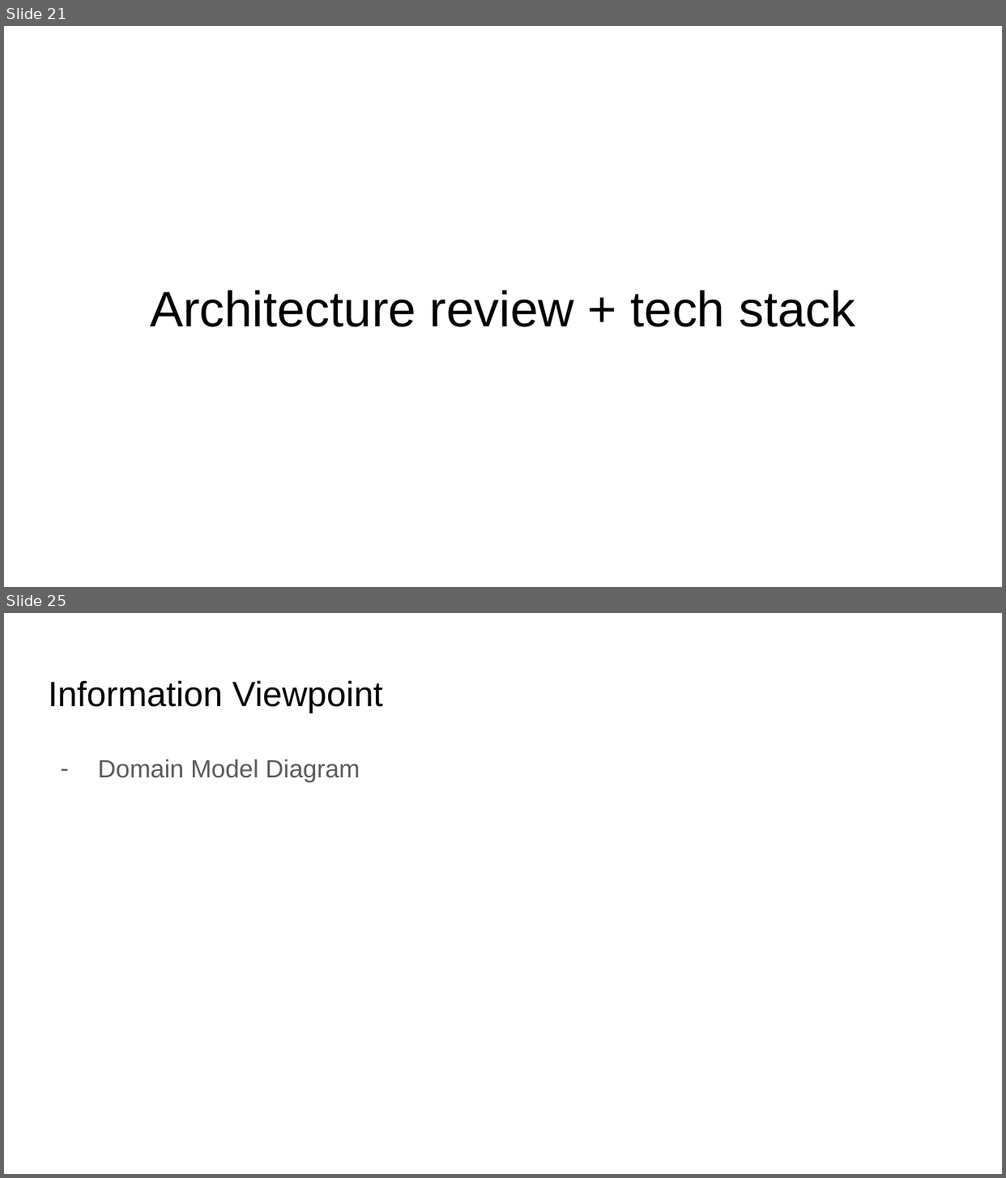
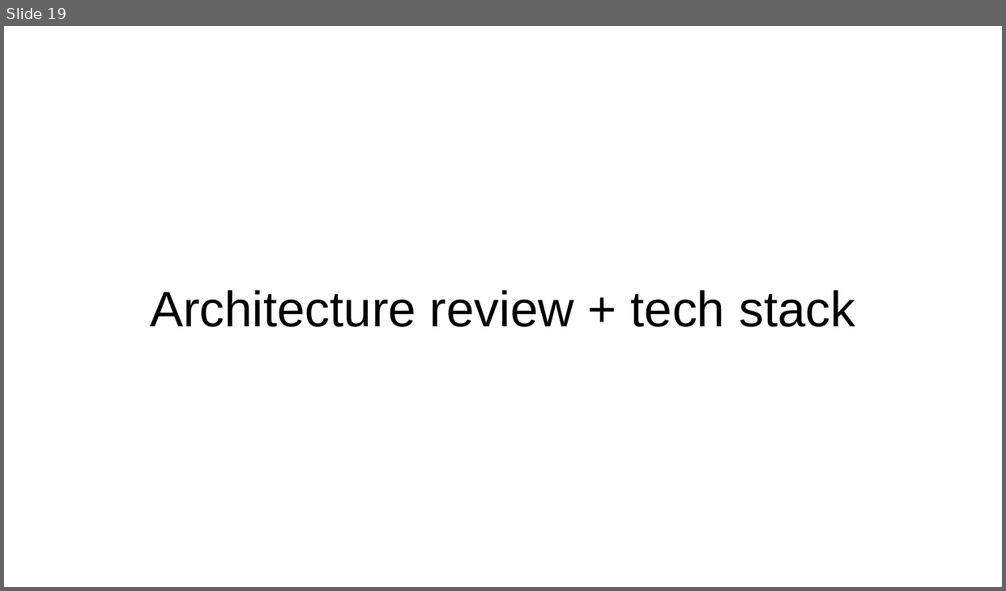
Before and after one commit to SOEN-390-Mini-Cap/CovidTracker, a slide deck: docs/Sprint 5 report/Sprint 5 presentation.pptx. Shown one above the other, each under a label of ours: slides 21 and 25 before the commit, slide 19 after it; the slides between them are not shown. The pictures are 1006x1178 and 1006x591 pixels, drawn with LibreOffice and Linux fonts; fonts in the diff are those of the drawing. Boxes give left, top, right and bottom in pixels: in the first picture for what was removed or moved away, otherwise in the second. Text is boxed around its words. In the diff, an @@ line names an element or a change of style, - is before the commit and + after.

```diff
--- a/docs/Sprint 5 report/Sprint 5 presentation.pptx
+++ b/docs/Sprint 5 report/Sprint 5 presentation.pptx
@@ slide 25 removed at [4, 613, 1002, 1174], background #FFFFFF @@
@@ title removed at [48, 680, 383, 713] @@
-Information Viewpoint
@@ text removed at [98, 759, 360, 782] @@
-– Domain Model Diagram
@@ what was slide 21 is now slide 19 @@
```
Also in this commit, not shown: 12 slides changed, 9 other slides removed.
